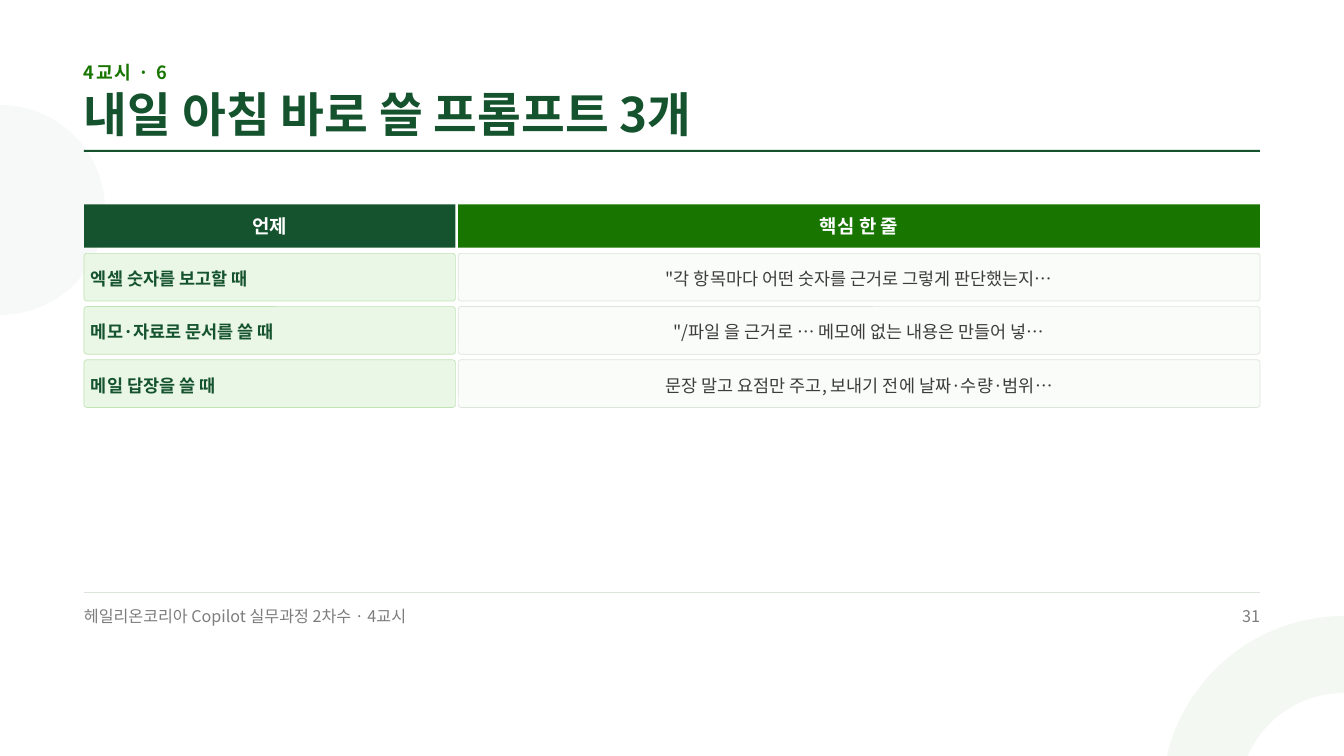
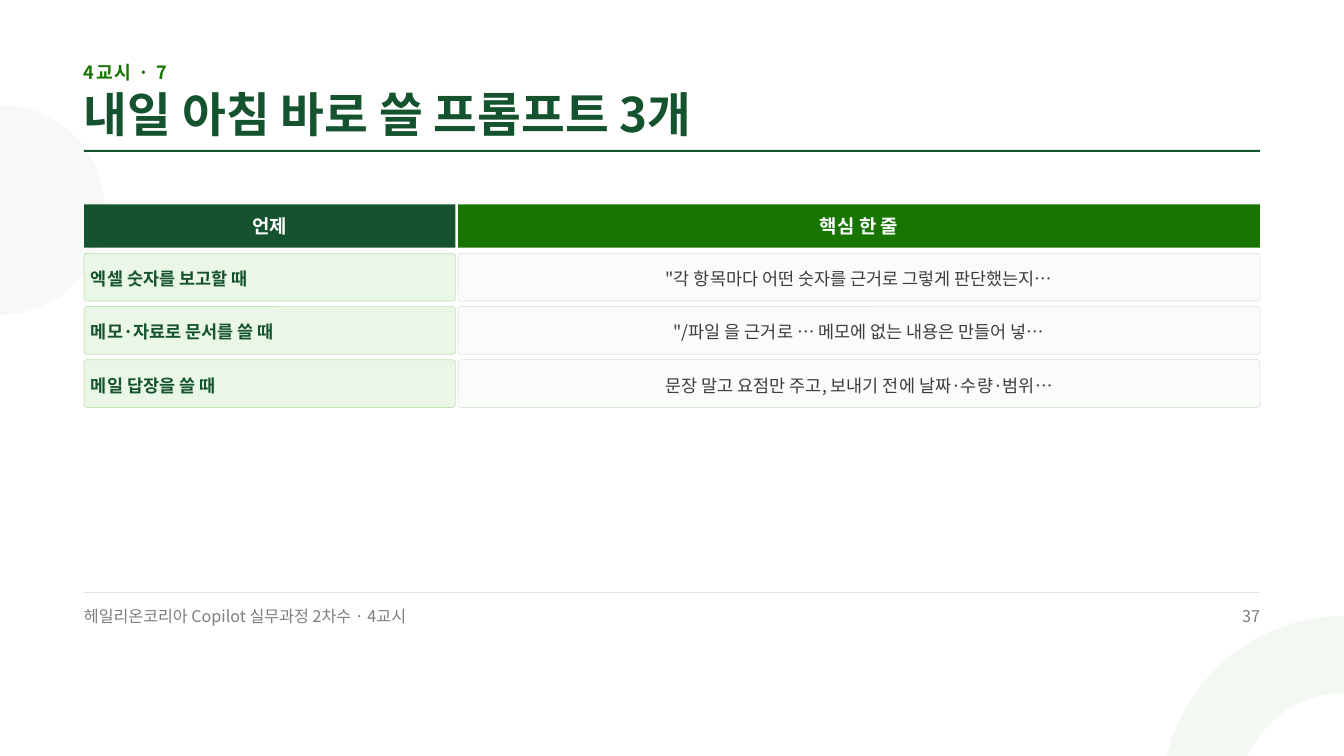
Before and after one commit to aebonlee/materials, a slide deck: slide 37 of haleon/haleon-슬라이드-4교시.pptx (slide 31 before the commit). Drawn at 1344x756 pixels with LibreOffice and Linux fonts; fonts in the diff are those of the drawing. Boxes give left, top, right and bottom in pixels: in the first picture for what was removed or moved away, otherwise in the second. Text is boxed around its words. In the diff, an @@ line names an element or a change of style, - is before the commit and + after.

```diff
--- a/haleon/haleon-슬라이드-4교시.pptx
+++ b/haleon/haleon-슬라이드-4교시.pptx
@@ text at bbox=[84, 63, 167, 81]: text changed @@
-4교시 · 6
+4교시 · 7
@@ text at bbox=[1242, 610, 1260, 622]: text changed @@
-31
+37
```
Also in this commit, not shown: 7 other slides changed, 6 slides added, 1 other file.
